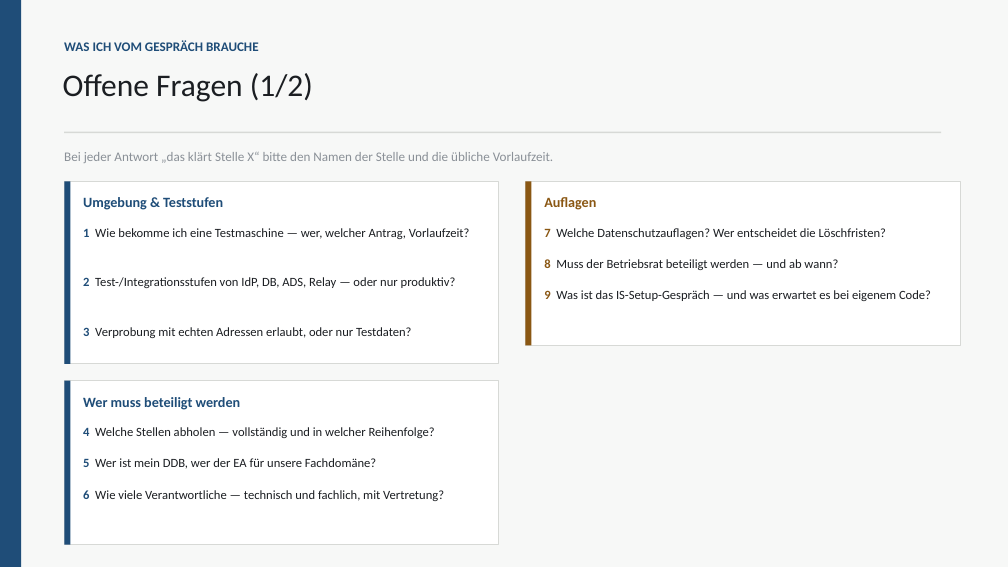
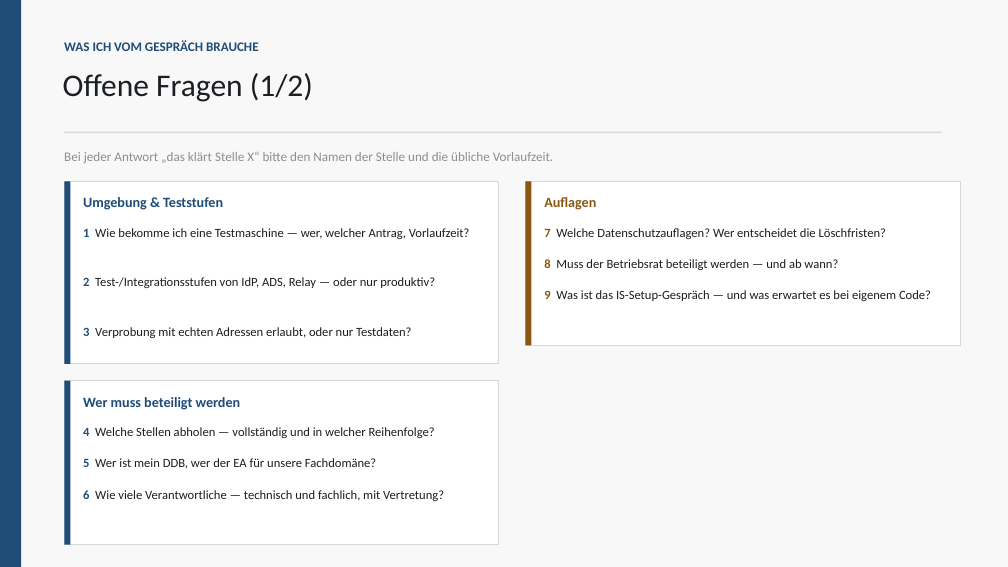
Before and after one commit to NeoAsylum/kundeninfo_newsletter, a slide deck: slide 9 of docs/governance/Stoerungsinfos-BlueZone.pptx. Drawn at 1008x567 pixels with LibreOffice and Linux fonts; fonts in the diff are those of the drawing. Boxes give left, top, right and bottom in pixels: in the first picture for what was removed or moved away, otherwise in the second. Text is boxed around its words. In the diff, an @@ line names an element or a change of style, - is before the commit and + after.

```diff
--- a/docs/governance/Stoerungsinfos-BlueZone.pptx
+++ b/docs/governance/Stoerungsinfos-BlueZone.pptx
@@ text at (83,277,435,288): text changed @@
-2 Test-/Integrationsstufen von IdP, DB, ADS, Relay — oder nur produktiv?
+2 Test-/Integrationsstufen von IdP, ADS, Relay — oder nur produktiv?
```
Also in this commit, not shown: 7 other slides changed, 6 other files.
